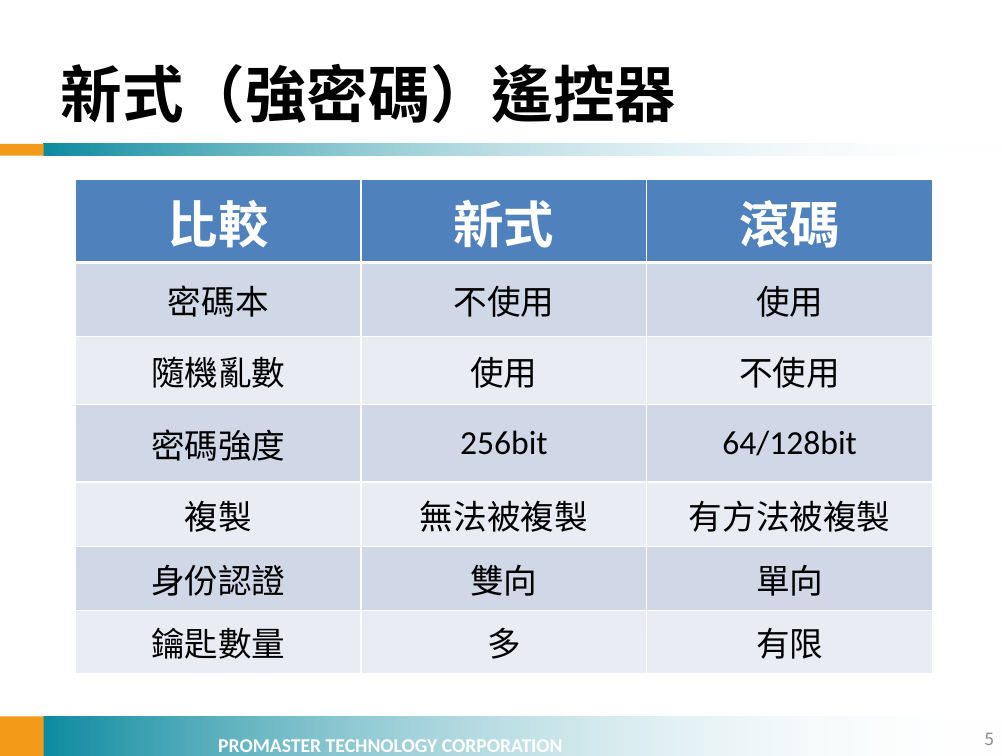
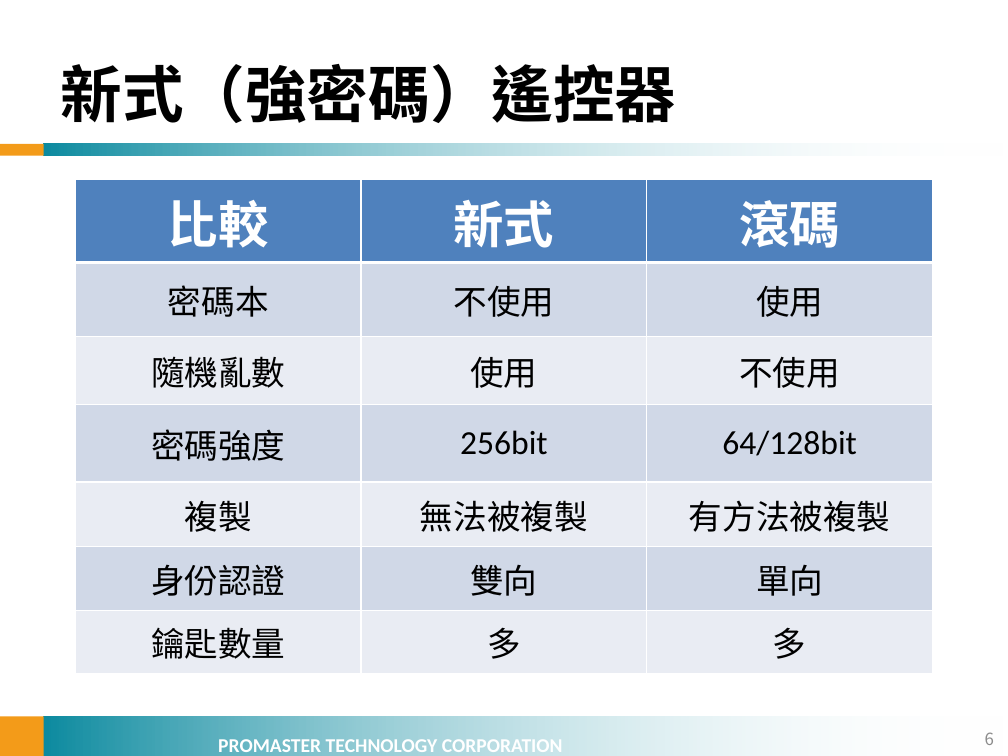
Before and after one commit to marten619/RemoteController, a slide deck: slide 6 of PPT/What is hopping code.pptx (slide 5 before the commit). Drawn at 1008x756 pixels with LibreOffice and Linux fonts; fonts in the diff are those of the drawing; background and template pictures are left out. Boxes give left, top, right and bottom in pixels: in the first picture for what was removed or moved away, otherwise in the second. Text is boxed around its words. In the diff, an @@ line names an element or a change of style, - is before the commit and + after.

```diff
--- a/PPT/What is hopping code.pptx
+++ b/PPT/What is hopping code.pptx
@@ table at box(76, 179, 931, 663) @@
-row 7, column 3: 有限
+row 7, column 3: 多
@@ page number at box(985, 732, 994, 745): text changed @@
-5
+6
```
Also in this commit, not shown: 1 slide added, 1 other file.
